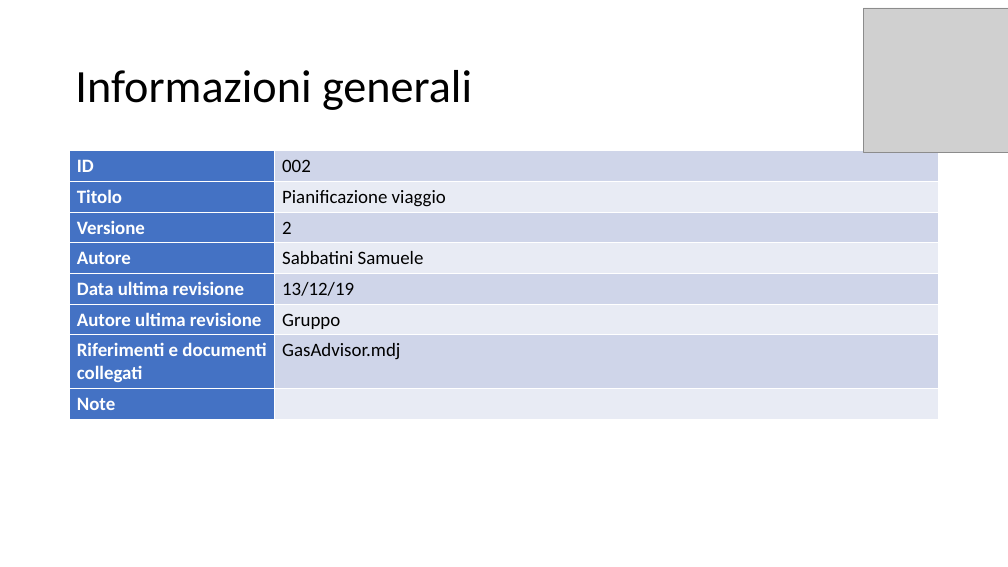
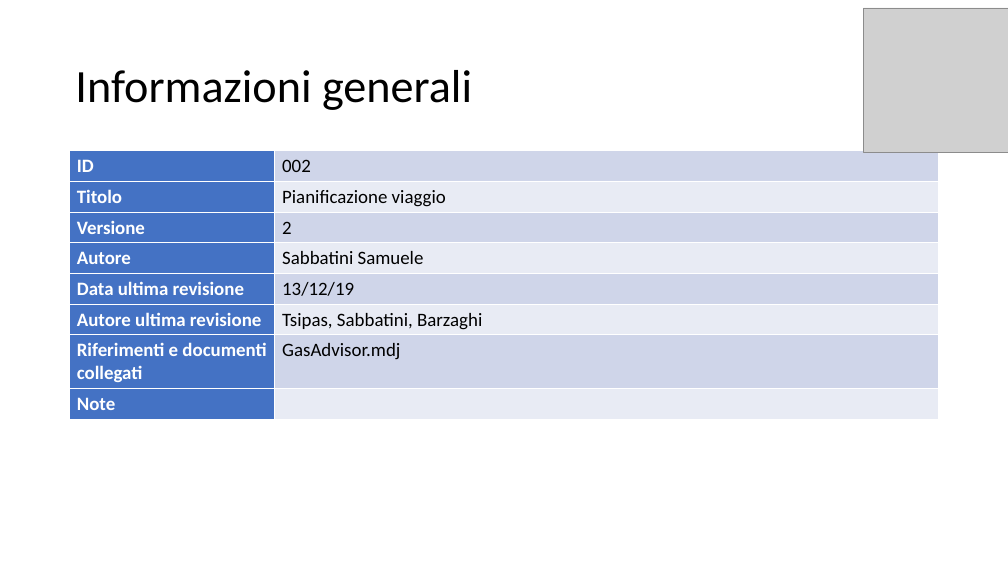
Before and after one commit to itsar19-20/gas, a slide deck: slide 2 of docs/analisi/Template use case/Template Use Case - Pianificazione.pptx. Drawn at 1008x567 pixels with LibreOffice and Linux fonts; fonts in the diff are those of the drawing; grey boxes stand for pictures. Boxes give left, top, right and bottom in pixels: in the first picture for what was removed or moved away, otherwise in the second. Text is boxed around its words. In the diff, an @@ line names an element or a change of style, - is before the commit and + after.

Commit message:
aggiunta cognome (Barzaghi), correzioni.

```diff
--- a/docs/analisi/Template use case/Template Use Case - Pianificazione.pptx
+++ b/docs/analisi/Template use case/Template Use Case - Pianificazione.pptx
@@ table at bbox=[70, 151, 939, 419] @@
-row 6, column 2: Gruppo
+row 6, column 2: Tsipas, Sabbatini, Barzaghi
```
Also in this commit, not shown: 11 other files.
